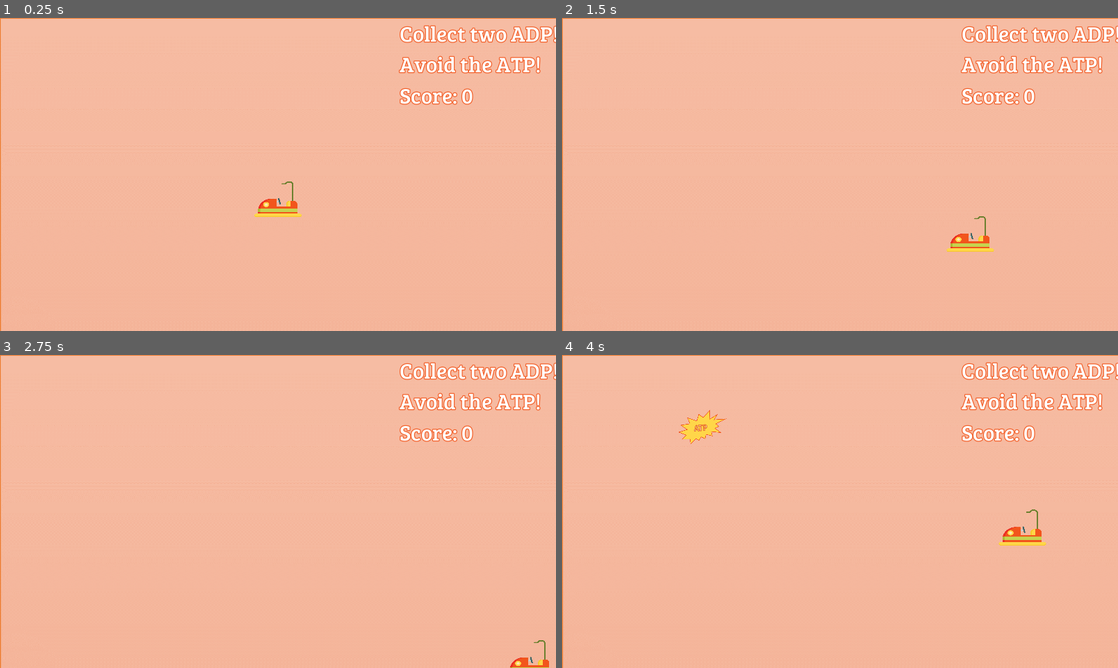
Above: before the commit, frames 1-4 (two rows, left to right).
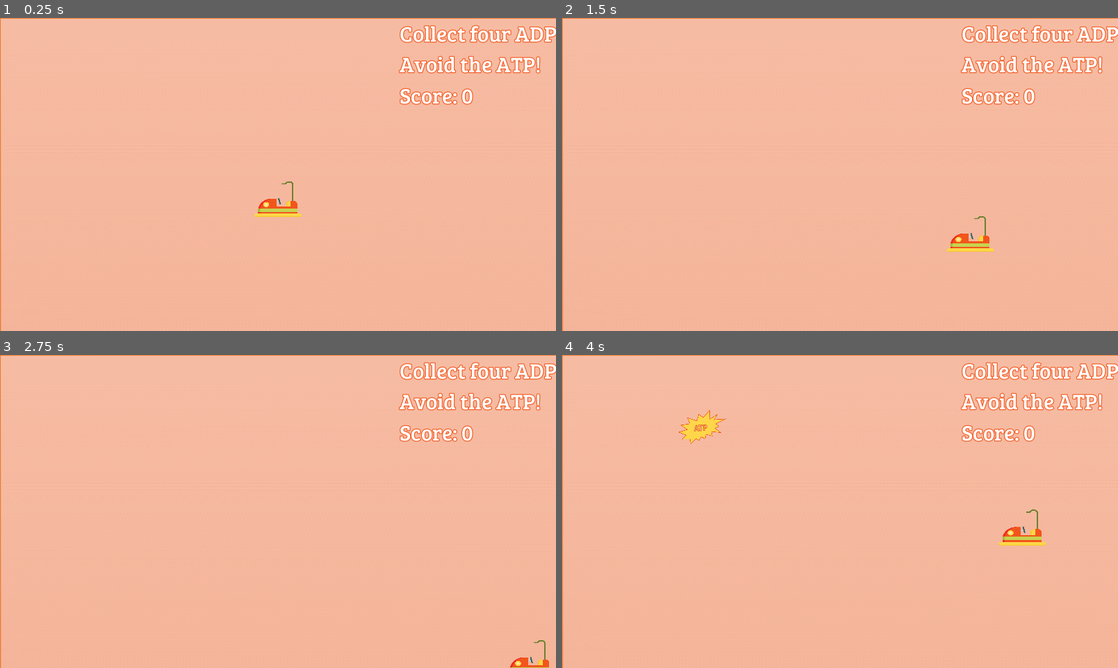
Above: after the commit, the same moments.

Repository: JJWRoeloffs/AerobicDissimilationGame
Game: Godot game, scene res://src/scenes/glycolysis/second_part.tscn
Two runs of this game, one before a commit and one after it. Both use one fixed random seed, a clock stepped at 60 frames per second and the inputs below. The project has no main scene, so this scene is started directly.
Inputs:
- Up to frame 1 (0.25 s): no input
- Up to frame 2 (1.5 s): tap Enter at 0.5 s; hold D (move_right) 0.53-1.28 s; hold I (open_info) 0.53-1.28 s; hold S (move_down) from 1.28 s (still down); tap I (open_info) at 1.35 s
- Up to frame 3 (2.75 s): release S (move_down) at 2.03 s; hold D (move_right) from 2.03 s (still down); hold I (open_info) from 2.03 s (still down)
- Up to frame 4 (4 s): release D (move_right) at 2.78 s; release I (open_info) at 2.78 s; hold W (move_up) 2.78-3.53 s; tap I (open_info) at 2.85 s; hold A (move_left) from 3.53 s (still down); hold I (open_info) from 3.53 s (still down)

The runs differ from the first frame. In frame 1, 0.5% of the frame differs, in the area x 84-100%, y 2-8%; in frame 2, 0.5%; in frame 3, 0.5%; in frame 4, 0.5%.

Commit message:
Add intermediate scenes

Diff:
--- a/src/globals/GlycolysisGlobal.gd
+++ b/src/globals/GlycolysisGlobal.gd
@@ -10,5 +10,7 @@
 func set_score(value: int) -> void:
     score = value
     emit_signal("score_changed")
-    if score > 1:
+    if score > 1 and first_part == true:
         emit_signal("change_scene")
+    if score > 3 and first_part == false:
+        emit_signal("change_scene")
--- /dev/null
+++ b/src/scenes/glycolysis/DeathStage.tscn
@@ -0,0 +1,23 @@
+[gd_scene load_steps=2 format=2]
+
+[ext_resource path="res://src/buttons/PlayButton.tscn" type="PackedScene" id=1]
+
+[node name="DeathStage" type="CanvasLayer"]
+
+[node name="Control" type="Control" parent="."]
+anchor_right = 1.0
+anchor_bottom = 1.0
+__meta__ = {
+"_edit_use_anchors_": false
+}
+
+[node name="ColorRect" type="ColorRect" parent="Control"]
+anchor_right = 1.0
+anchor_bottom = 1.0
+color = Color( 1, 0.917647, 0.627451, 1 )
+__meta__ = {
+"_edit_use_anchors_": false
+}
+
+[node name="PlayButton" parent="Control" instance=ExtResource( 1 )]
+next_scene_path = "res://src/scenes/glycolysis/start_glycolysis.tscn"
--- /dev/null
+++ b/src/scenes/glycolysis/FInishStage.tscn
@@ -0,0 +1,23 @@
+[gd_scene load_steps=2 format=2]
+
+[ext_resource path="res://src/buttons/PlayButton.tscn" type="PackedScene" id=1]
+
+[node name="FinishStage" type="CanvasLayer"]
+
+[node name="Control" type="Control" parent="."]
+anchor_right = 1.0
+anchor_bottom = 1.0
+__meta__ = {
+"_edit_use_anchors_": false
+}
+
+[node name="ColorRect" type="ColorRect" parent="Control"]
+anchor_right = 1.0
+anchor_bottom = 1.0
+color = Color( 1, 0.917647, 0.627451, 1 )
+__meta__ = {
+"_edit_use_anchors_": false
+}
+
+[node name="PlayButton" parent="Control" instance=ExtResource( 1 )]
+next_scene_path = "res://src/scenes/Main.tscn"
--- a/src/scenes/glycolysis/HUD.gd
+++ b/src/scenes/glycolysis/HUD.gd
@@ -11,4 +11,4 @@
     if GlycolysisGlobal.first_part == true:
         text.text = "Collect Two ATP!\nScore: %s" % GlycolysisGlobal.score
     else:
-        text.text = "Collect two ADP!\nAvoid the ATP!\nScore: %s" % GlycolysisGlobal.score
+        text.text = "Collect four ADP!\nAvoid the ATP!\nScore: %s" % GlycolysisGlobal.score
--- /dev/null
+++ b/src/scenes/glycolysis/IntermediateStage.tscn
@@ -0,0 +1,23 @@
+[gd_scene load_steps=2 format=2]
+
+[ext_resource path="res://src/buttons/PlayButton.tscn" type="PackedScene" id=1]
+
+[node name="IntermediateStage" type="CanvasLayer"]
+
+[node name="Control" type="Control" parent="."]
+anchor_right = 1.0
+anchor_bottom = 1.0
+__meta__ = {
+"_edit_use_anchors_": false
+}
+
+[node name="ColorRect" type="ColorRect" parent="Control"]
+anchor_right = 1.0
+anchor_bottom = 1.0
+color = Color( 1, 0.917647, 0.627451, 1 )
+__meta__ = {
+"_edit_use_anchors_": false
+}
+
+[node name="PlayButton" parent="Control" instance=ExtResource( 1 )]
+next_scene_path = "res://src/scenes/glycolysis/second_part.tscn"
--- a/src/scenes/glycolysis/first_part.tscn
+++ b/src/scenes/glycolysis/first_part.tscn
@@ -4,7 +4,7 @@
 [ext_resource path="res://src/scenes/glycolysis/first_part.gd" type="Script" id=2]
 [ext_resource path="res://src/scenes/glycolysis/ATP.tscn" type="PackedScene" id=3]
 [ext_resource path="res://src/scenes/glycolysis/player.tscn" type="PackedScene" id=4]
-[ext_resource path="res://src/scenes/glycolysis/second_part.tscn" type="PackedScene" id=5]
+[ext_resource path="res://src/scenes/glycolysis/IntermediateStage.tscn" type="PackedScene" id=5]
 [ext_resource path="res://src/scenes/glycolysis/HUD.tscn" type="PackedScene" id=6]
 
 [sub_resource type="Curve2D" id=1]
--- a/src/scenes/glycolysis/second_part.tscn
+++ b/src/scenes/glycolysis/second_part.tscn
@@ -5,7 +5,7 @@
 [ext_resource path="res://src/scenes/glycolysis/HUD.tscn" type="PackedScene" id=3]
 [ext_resource path="res://src/scenes/glycolysis/player.tscn" type="PackedScene" id=4]
 [ext_resource path="res://src/scenes/glycolysis/ATP.tscn" type="PackedScene" id=5]
-[ext_resource path="res://src/scenes/Main.tscn" type="PackedScene" id=6]
+[ext_resource path="res://src/scenes/glycolysis/FInishStage.tscn" type="PackedScene" id=6]
 [ext_resource path="res://src/scenes/glycolysis/ADP.tscn" type="PackedScene" id=7]
 
 [sub_resource type="Curve2D" id=1]
